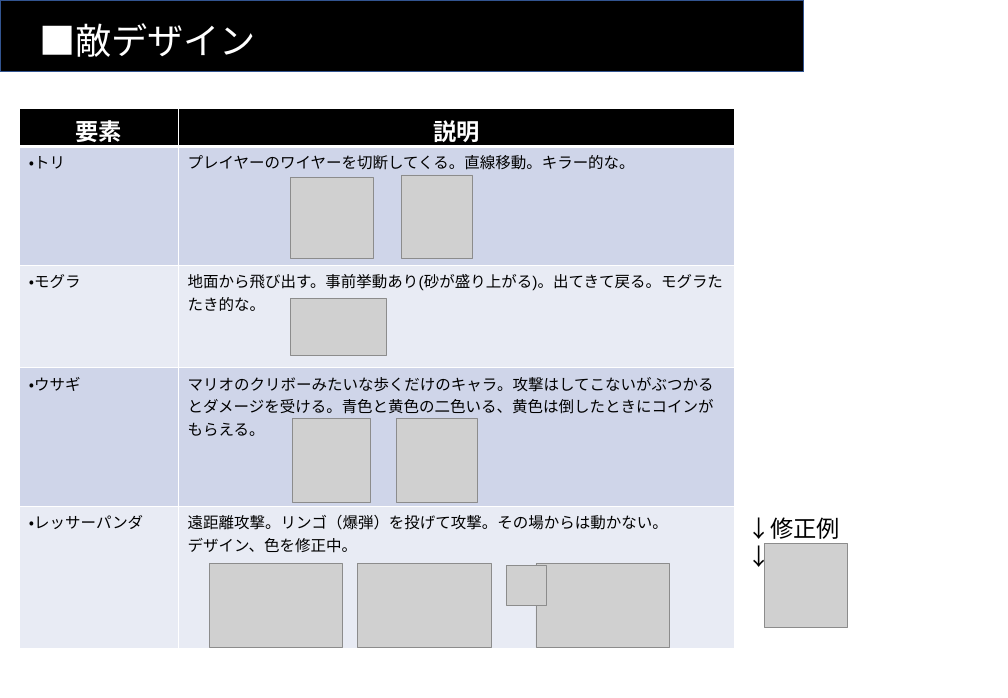
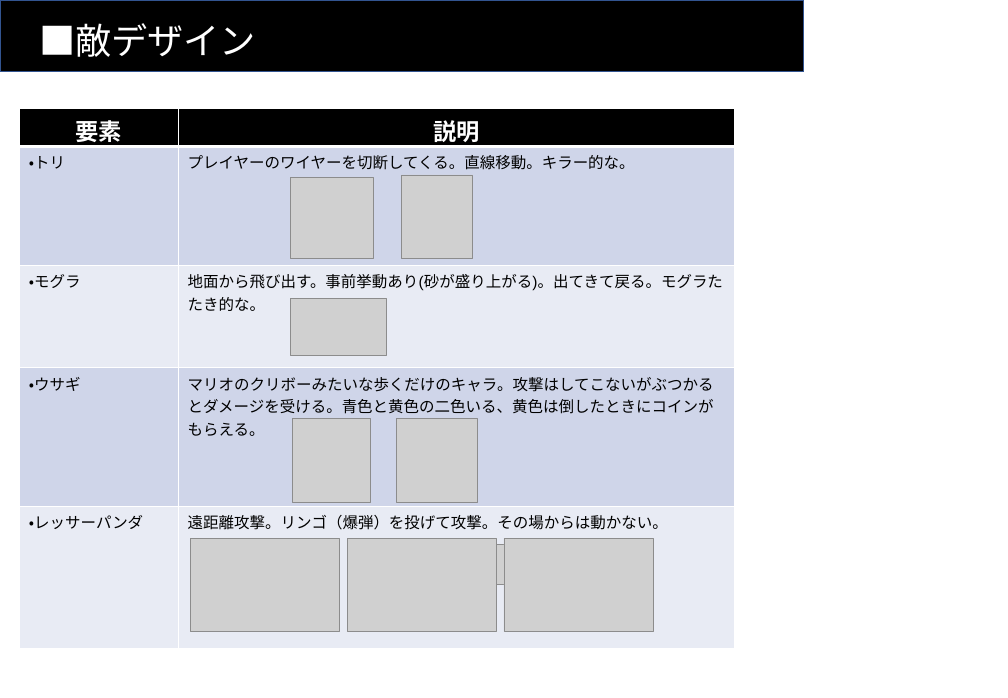
Before and after one commit to Koha58/FLUFF_SWING, a slide deck: slide 9 of Assets/Specs/仕様書.pptx. Drawn at 1008x698 pixels with LibreOffice and Linux fonts; fonts in the diff are those of the drawing; grey boxes stand for pictures. Boxes give left, top, right and bottom in pixels: in the first picture for what was removed or moved away, otherwise in the second. Text is boxed around its words. In the diff, an @@ line names an element or a change of style, - is before the commit and + after.

Commit message:
仕様書の修正

```diff
--- a/Assets/Specs/仕様書.pptx
+++ b/Assets/Specs/仕様書.pptx
@@ table at box(20, 109, 735, 649) @@
-row 5, column 2: 遠距離攻撃。リンゴ（爆弾）を投げて攻撃。その場からは動かない。 / デザイン、色を修正中。
+row 5, column 2: 遠距離攻撃。リンゴ（爆弾）を投げて攻撃。その場からは動かない。
@@ picture: place and size @@
-picture at box(209, 564, 343, 647)
+picture at box(190, 538, 340, 631)
@@ picture: place and size @@
-picture at box(358, 564, 491, 647)
+picture at box(347, 538, 497, 631)
@@ picture added at box(504, 538, 654, 631) @@
@@ text removed at box(747, 517, 840, 539) @@
-↓修正例↓
@@ picture: place and size @@
-picture at box(506, 566, 547, 606)
+picture at box(497, 544, 538, 585)
@@ picture removed at box(536, 564, 669, 647) @@
@@ picture removed at box(765, 544, 848, 627) @@
```
Also in this commit, not shown: 1 other slide changed.
